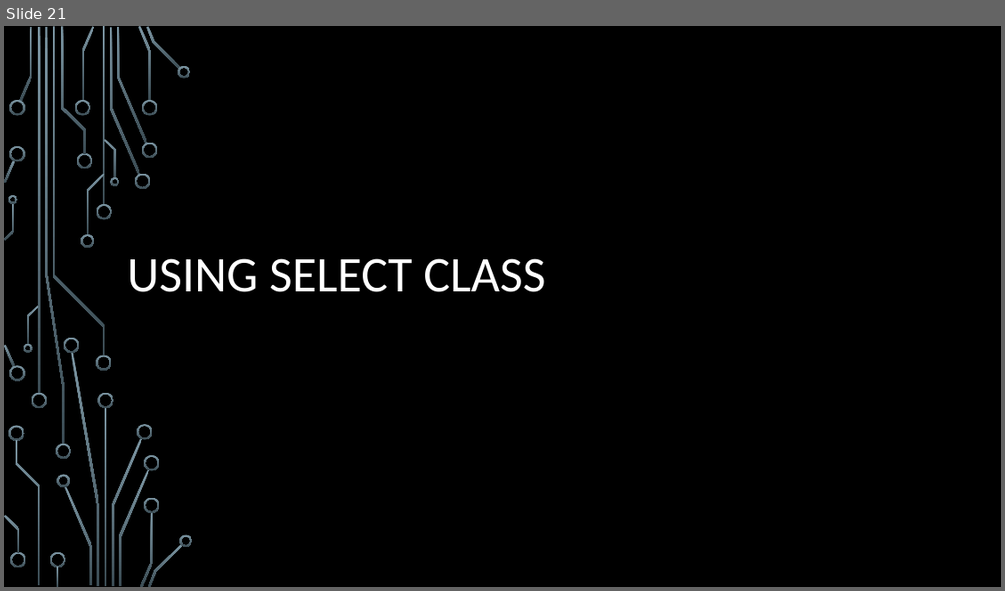
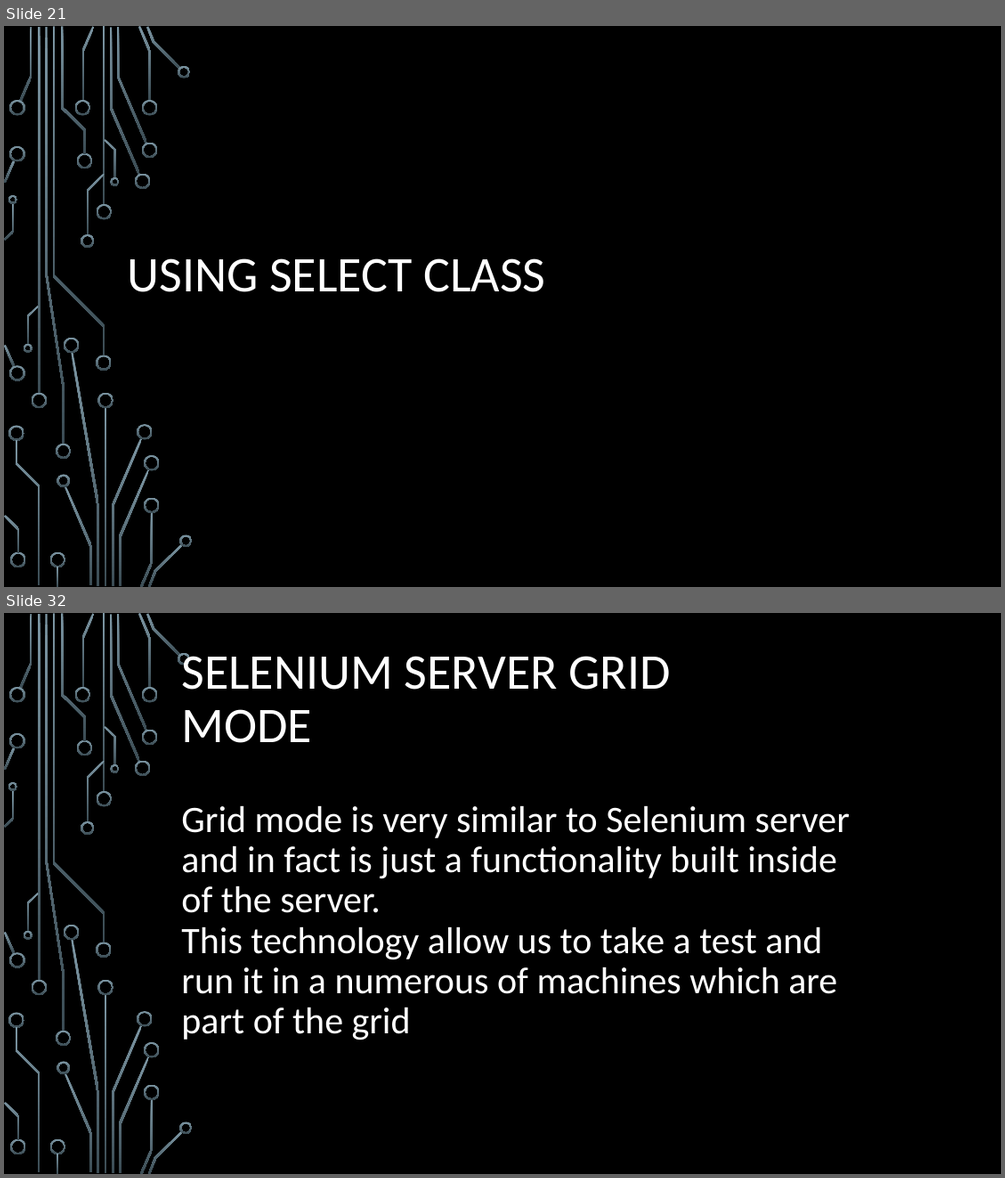
Before and after one commit to oskarCv/Selenium, a slide deck: Selenium/SeleniumFromScratch.pptx. Shown one above the other, each under a label of ours: slide 21 before the commit, slides 21 and 32 after it; the slides between them are not shown. The pictures are 1005x591 and 1005x1178 pixels, drawn with LibreOffice and Linux fonts; fonts in the diff are those of the drawing; background and template pictures are left out. Boxes give left, top, right and bottom in pixels: in the first picture for what was removed or moved away, otherwise in the second. Text is boxed around its words. In the diff, an @@ line names an element or a change of style, - is before the commit and + after.

```diff
--- a/Selenium/SeleniumFromScratch.pptx
+++ b/Selenium/SeleniumFromScratch.pptx
@@ slide 32 added at (x1=4, y1=613, x2=1001, y2=1174), background picture (left out); not listed: 54 template elements that a slide beside it also shows @@
@@ title added at (x1=181, y1=653, x2=671, y2=743), 48 pt, text #FFFFFF @@
+SELENIUM SERVER GRID MODE
@@ text added at (x1=181, y1=806, x2=850, y2=1040), 36 pt, text #FFFFFF @@
+Grid mode is very similar to Selenium server and in fact is just a functionality built inside of the server.
+This technology allow us to take a test and run it in a numerous of machines which are part of the grid
```
Also in this commit, not shown: 1 slide changed, 16 other slides added.
